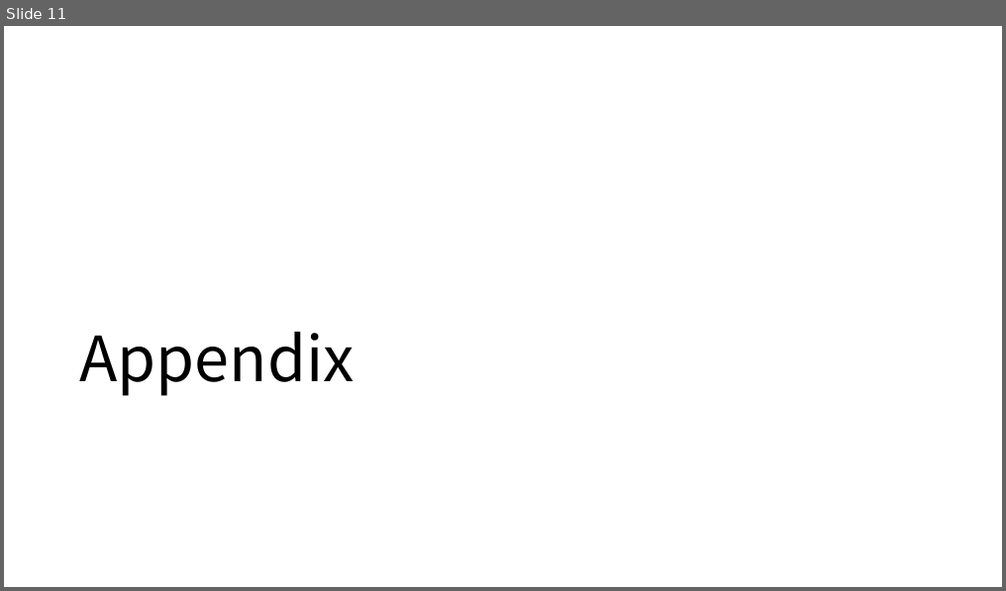
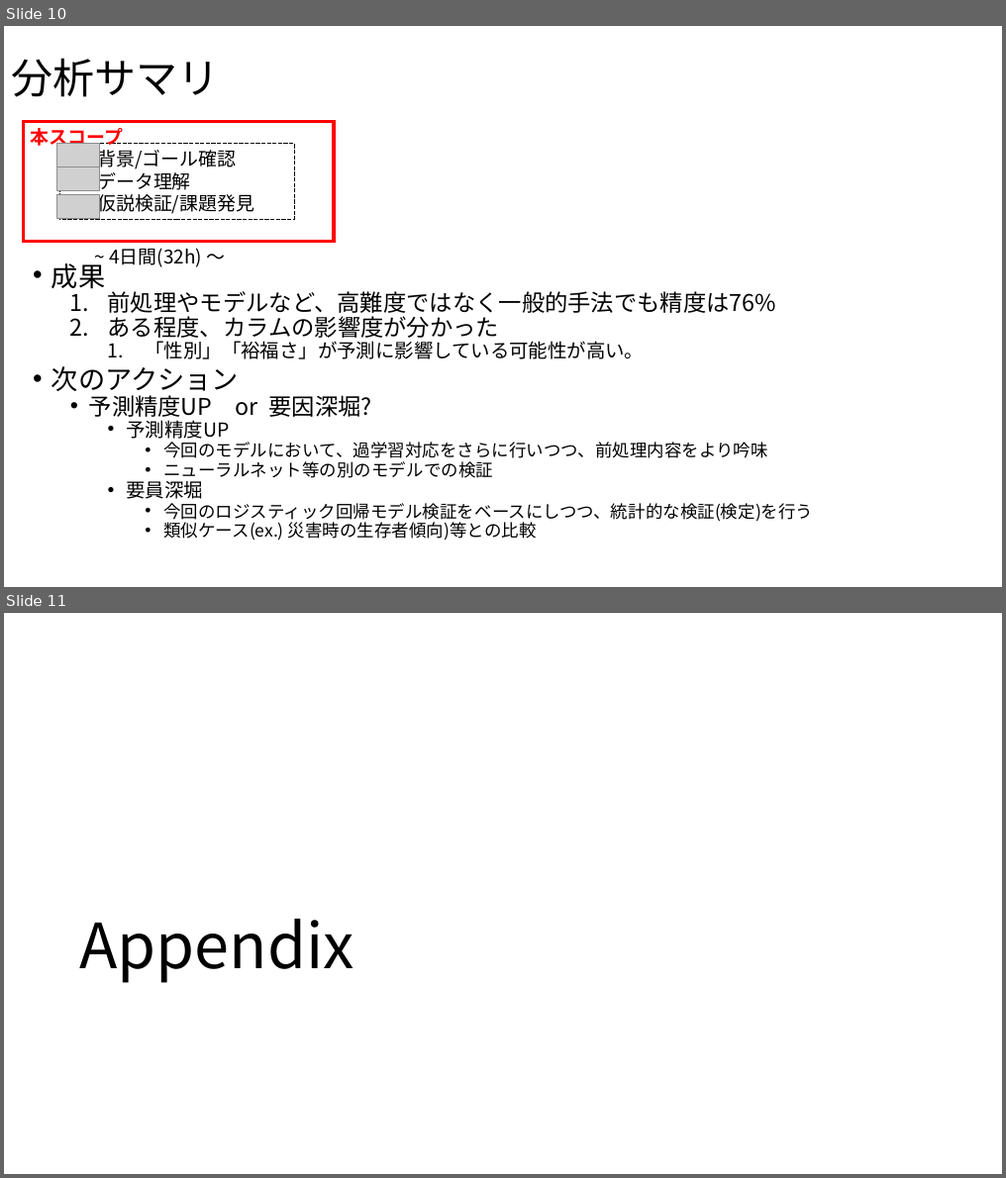
Before and after one commit to SYCastle/data_analysis, a slide deck: 分析報告_フォーマット1.pptx. Shown one above the other, each under a label of ours: slide 11 before the commit, slides 10 and 11 after it. The pictures are 1006x591 and 1006x1178 pixels, drawn with LibreOffice and Linux fonts; fonts in the diff are those of the drawing; grey boxes stand for pictures. Boxes give left, top, right and bottom in pixels: in the first picture for what was removed or moved away, otherwise in the second. Text is boxed around its words. In the diff, an @@ line names an element or a change of style, - is before the commit and + after.

```diff
--- a/分析報告_フォーマット1.pptx
+++ b/分析報告_フォーマット1.pptx
@@ slide 10 added at <box>4,26,1002,587</box>, background #FFFFFF @@
@@ title added at <box>12,58,220,97</box>, 40 pt, text #000000 @@
+分析サマリ
@@ rectangle added at <box>24,122,334,241</box>, outline #FF0000 3 pt, 18 pt, text #FF0000, bold @@
+本スコープ
@@ picture added at <box>57,144,99,168</box> @@
@@ rectangle added at <box>60,144,294,219</box>, outline #000000 0.75 pt dashed, 18 pt, text #000000 @@
+1.1 背景/ゴール確認
+1.2 データ理解
+1.3 仮説検証/課題発見
@@ picture added at <box>57,168,99,191</box> @@
@@ picture added at <box>57,194,99,218</box> @@
@@ text added at <box>109,248,201,268</box>, 18 pt, text #000000 @@
+~ 4日間(32h) ～
@@ text added at <box>52,264,813,541</box>, 16.6 pt, text #000000 @@
+• 成果
+  1. 前処理やモデルなど、高難度ではなく一般的手法でも精度は76%
+  2. ある程度、カラムの影響度が分かった
+    1. 「性別」「裕福さ」が予測に影響している可能性が高い。
+• 次のアクション
+  • 予測精度UP or 要因深堀?
+    • 予測精度UP
+      • 今回のモデルにおいて、過学習対応をさらに行いつつ、前処理内容をより吟味
+      • ニューラルネット等の別のモデルでの検証
+    • 要員深堀
+      • 今回のロジスティック回帰モデル検証をベースにしつつ、統計的な検証(検定)を行う
+      • 類似ケース(ex.) 災害時の生存者傾向)等との比較
```
Also in this commit, not shown: 9 slides changed, 1 other slide added, 1 slide removed.
